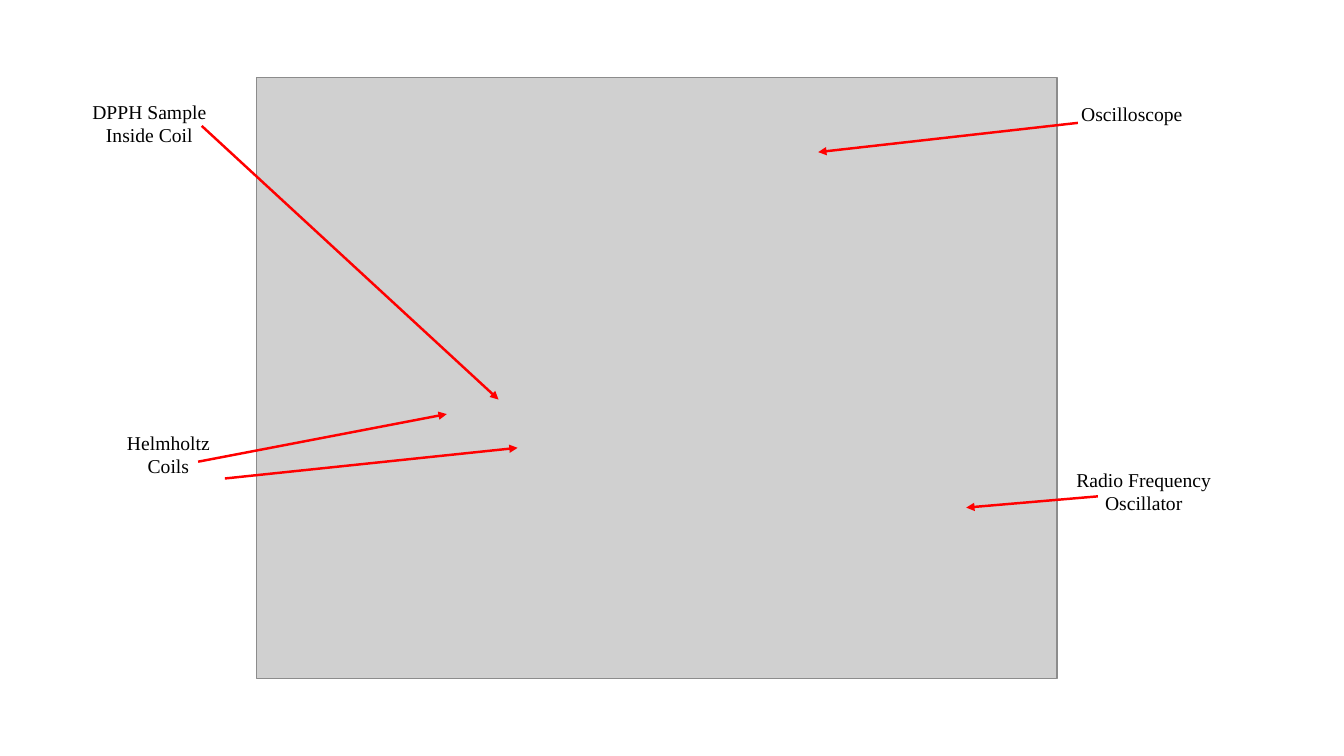
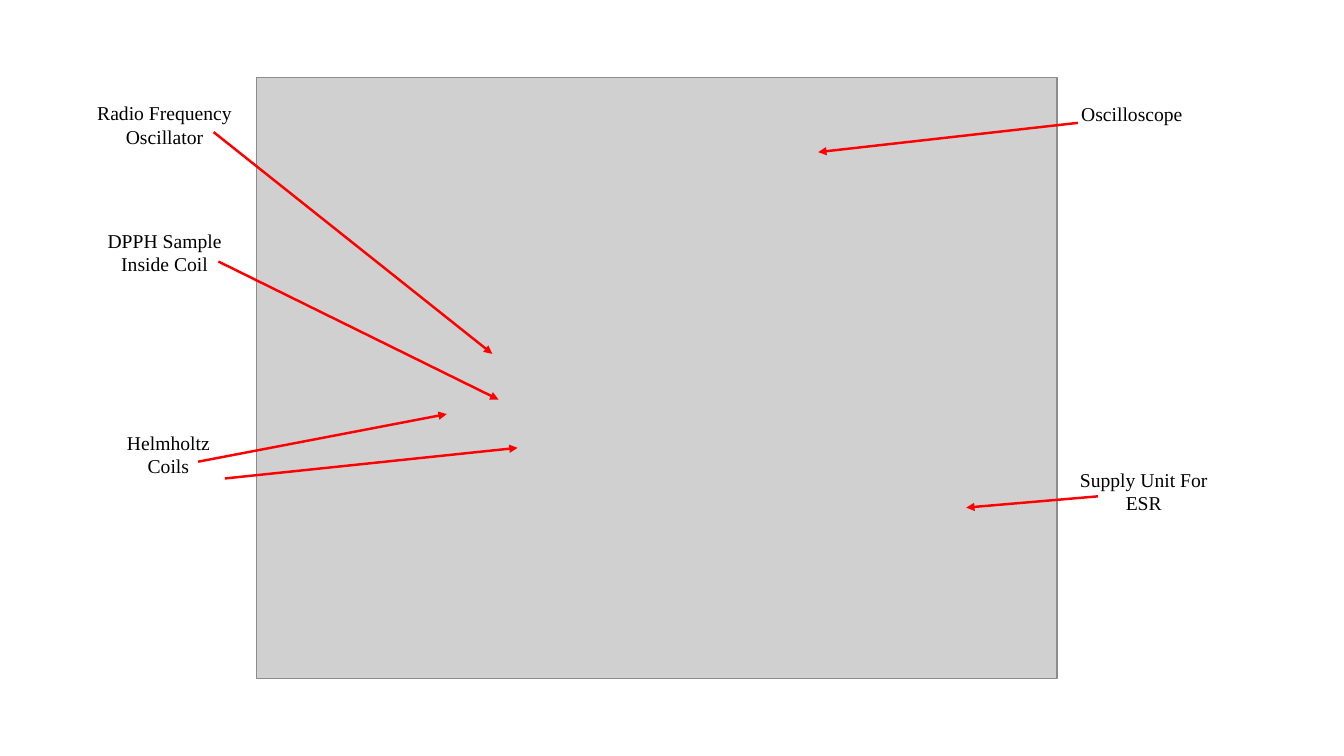
Before and after one commit to drummerevans/Uni_Work, a slide deck: slide 1 of PHY2026/Experiment_2/Final_Report/electron_picture.pptx. Drawn at 1344x756 pixels with LibreOffice and Linux fonts; fonts in the diff are those of the drawing; grey boxes stand for pictures. Boxes give left, top, right and bottom in pixels: in the first picture for what was removed or moved away, otherwise in the second. Text is boxed around its words. In the diff, an @@ line names an element or a change of style, - is before the commit and + after.

```diff
--- a/PHY2026/Experiment_2/Final_Report/electron_picture.pptx
+++ b/PHY2026/Experiment_2/Final_Report/electron_picture.pptx
@@ text added at (97,106,232,145), 14 pt, text #000000 @@
+Radio Frequency Oscillator
@@ arrow added from (214, 132) to (492, 354), #FF0000 1.75 pt @@
@@ text "DPPH Sample Inside Coil": place and size @@
-text "DPPH Sample Inside Coil" at (92,105,206,143)
+text "DPPH Sample Inside Coil" at (108,234,222,272)
@@ arrow moved from (202, 126) - (499, 399) to (219, 261) - (499, 399) @@
@@ text at (1080,473,1207,511): text changed @@
-Radio Frequency Oscillator
+Supply Unit For ESR
```
Also in this commit, not shown: 7 other files.
